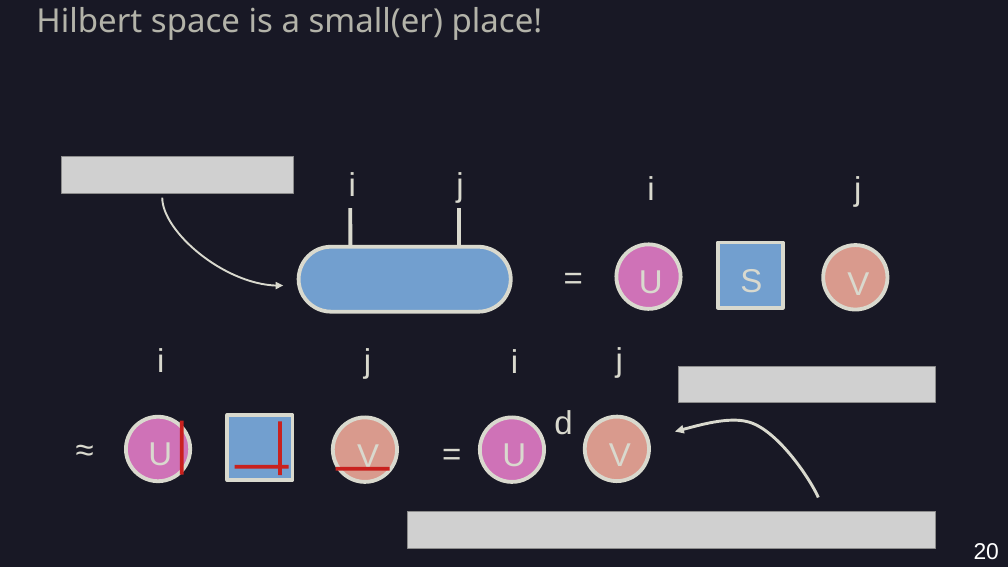
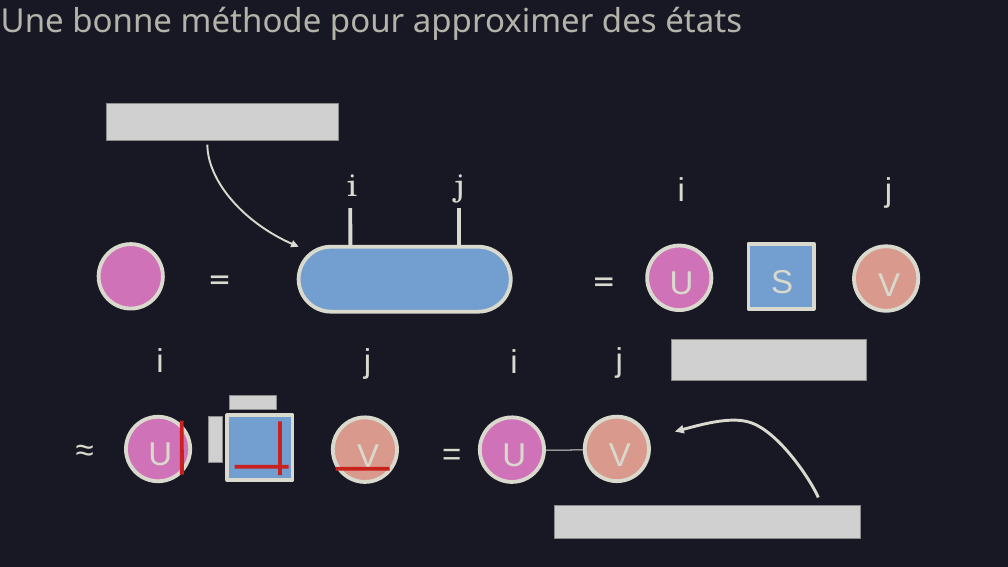
Before and after one commit to AmdaU/presentations, a slide deck: slide 19 of Seminaire/Seminaire.odp (slide 20 before the commit). Drawn at 1008x567 pixels with LibreOffice and Linux fonts; fonts in the diff are those of the drawing; grey boxes stand for pictures; background and template pictures are left out. Boxes give left, top, right and bottom in pixels: in the first picture for what was removed or moved away, otherwise in the second. Text is boxed around its words. In the diff, an @@ line names an element or a change of style, - is before the commit and + after.

```diff
--- a/Seminaire/Seminaire.odp
+++ b/Seminaire/Seminaire.odp
@@ text added at (1,6,742,40), 26 pt, text #B3B3A9 @@
+Une bonne méthode pour approximer des états
@@ text removed at (36,7,543,40) @@
-Hilbert space is a small(er) place!
@@ picture: place and size @@
-picture at (61,156,294,193)
+picture at (107,103,339,140)
@@ freeform shape: place and size @@
-freeform shape at (162,198,283,285)
+freeform shape at (208,145,299,247)
@@ ellipse added at (98,244,163,310), fill #CF72B7, outline #D9D9CE 3 pt @@
@@ text added at (198,252,241,306), 26 pt, text #D9D9CE @@
+=
@@ font Arial to TeX Gyre Schola in 3 elements at (347,174,357,196), (455,174,465,203), (583,253,627,307) @@
@@ 6 texts, 2 ellipses, 1 rectangle: place and size @@
-6 texts, 2 ellipses, 1 rectangle at (552,176,888,310)
+6 texts, 2 ellipses, 1 rectangle at (583,177,919,311)
@@ picture: place and size @@
-picture at (679,367,936,402)
+picture at (672,339,867,381)
@@ picture added at (209,416,222,463) @@
@@ picture added at (230,396,276,410) @@
@@ text removed at (554,410,572,435) @@
-d
@@ line added from (544, 450) to (584, 450), #D9D9CE 0.79 pt @@
@@ picture: place and size @@
-picture at (408,511,936,549)
+picture at (554,505,861,539)
@@ page number removed at (974,543,999,560) @@
-20
```
Also in this commit, not shown: 12 other slides changed, 9 slides added, 5 slides removed, 24 other files.
